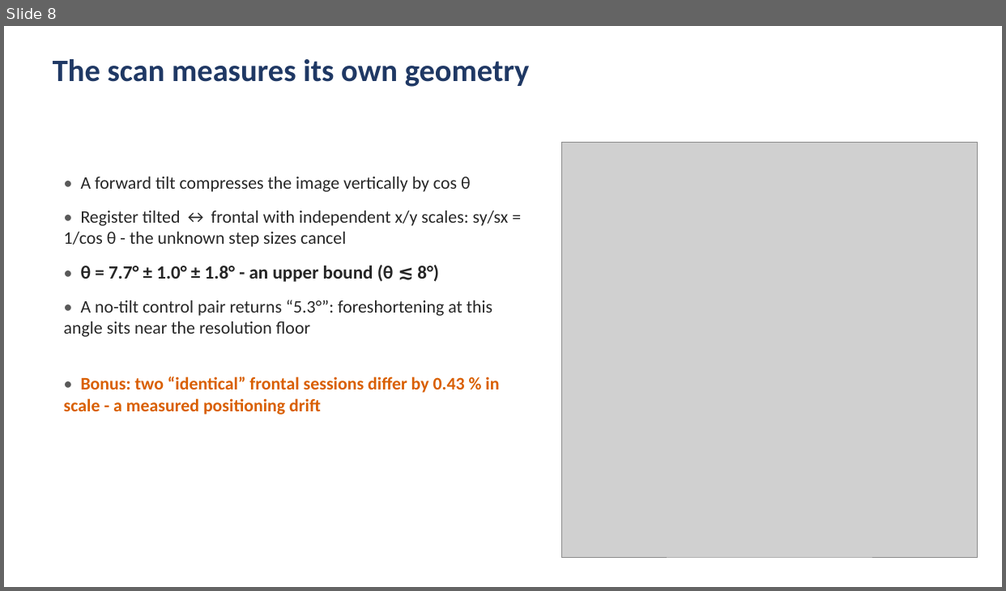
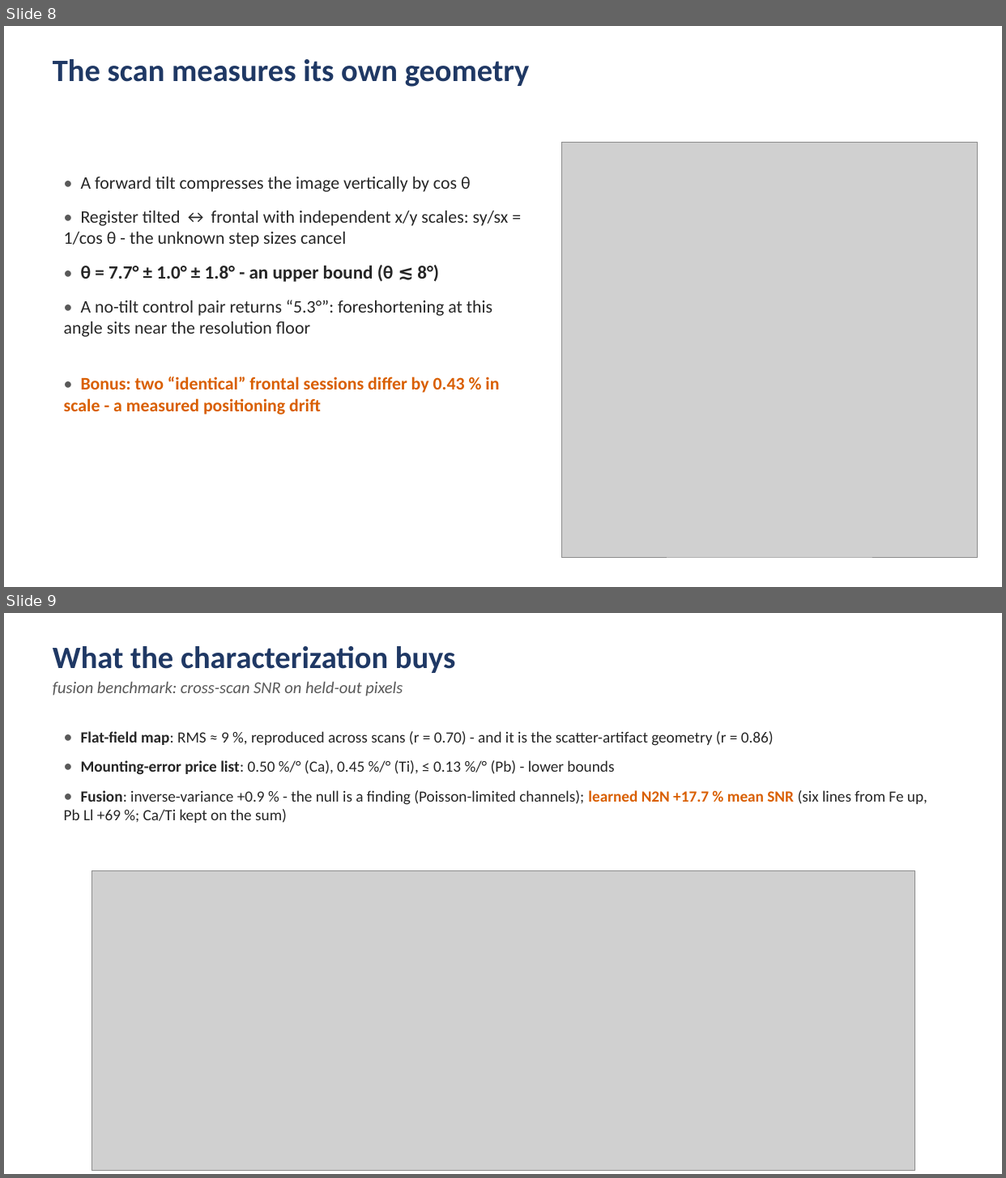
Before and after one commit to JankoVukobratovic/VincaInternship, a slide deck: presentation/dual_detector_talk.pptx. Shown one above the other, each under a label of ours: slide 8 before the commit, slides 8 and 9 after it. The pictures are 1006x591 and 1006x1178 pixels, drawn with LibreOffice and Linux fonts; fonts in the diff are those of the drawing; grey boxes stand for pictures. Boxes give left, top, right and bottom in pixels: in the first picture for what was removed or moved away, otherwise in the second. Text is boxed around its words. In the diff, an @@ line names an element or a change of style, - is before the commit and + after.

Commit message:
Talk updated with delivered results: fusion benchmark on slide 9, learned-fusion headline in conclusions, absorber 973 um aligned with the overlap fit

```diff
--- a/presentation/dual_detector_talk.pptx
+++ b/presentation/dual_detector_talk.pptx
@@ slide 9 added at <box>4,613,1002,1174</box>, background #FFFFFF @@
@@ text added at <box>53,646,456,696</box>, 16 pt, text #595959, italic @@
+What the characterization buys
+fusion benchmark: cross-scan SNR on held-out pixels
@@ text added at <box>64,731,927,823</box>, 15 pt, text #262626 @@
+• Flat-field map: RMS ≈ 9 %, reproduced across scans (r = 0.70) - and it is the scatter-artifact geometry (r = 0.86)
+• Mounting-error price list: 0.50 %/° (Ca), 0.45 %/° (Ti), ≤ 0.13 %/° (Pb) - lower bounds
+• Fusion: inverse-variance +0.9 % - the null is a finding (Poisson-limited channels); learned N2N +17.7 % mean SNR (six lines from Fe up, Pb Ll +69 %; Ca/Ti kept on the sum)
@@ picture added at <box>91,871,915,1171</box> @@
```
Also in this commit, not shown: 3 slides changed, 1 slide removed, 2 other files.
